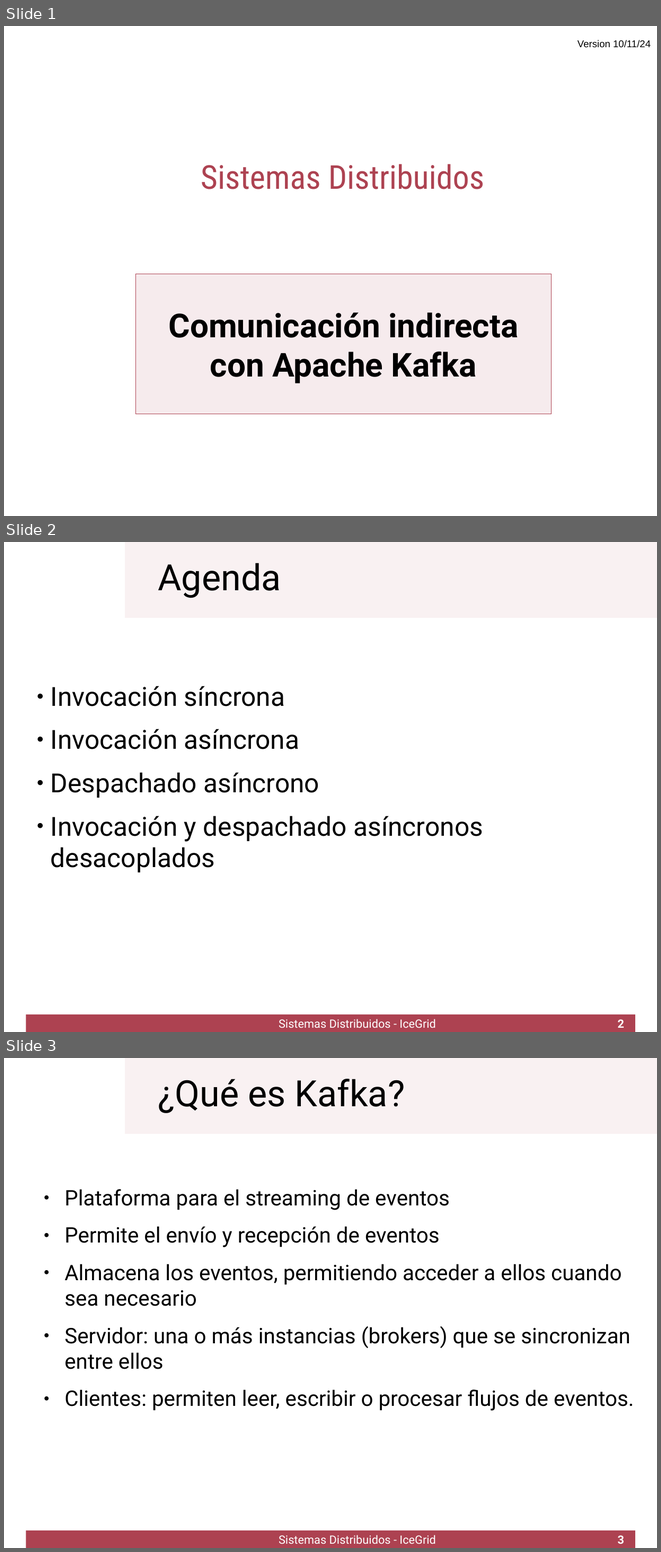
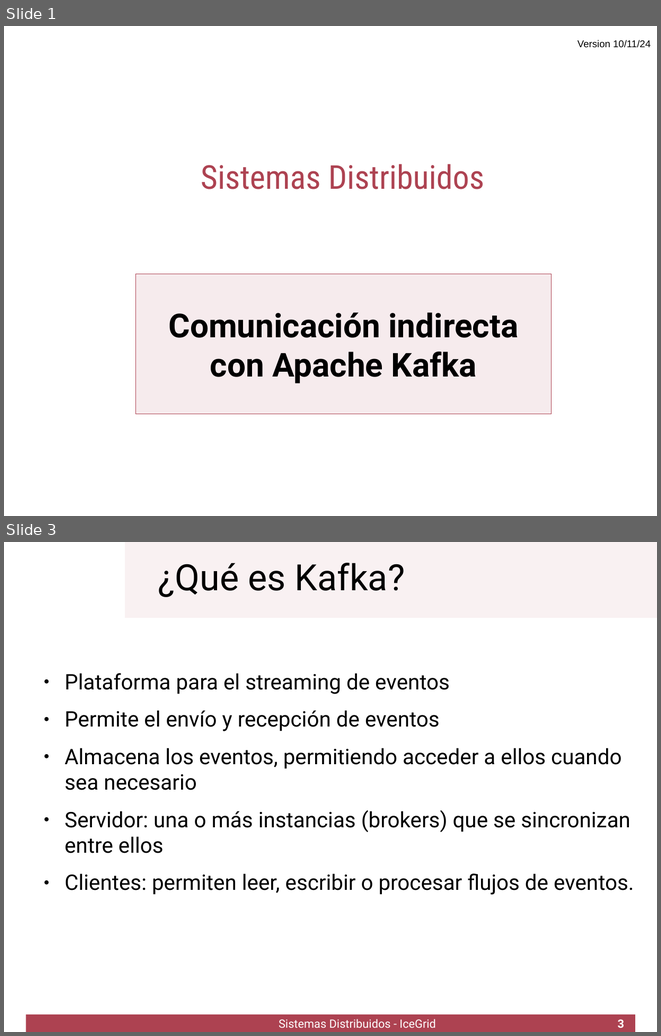
Before and after one commit to UCLM-ESI/ssdd.kafka-lab, a slide deck: kafka1.odp. Shown one above the other, each under a label of ours: slides 1, 2 and 3 before the commit, slides 1 and 3 after it; the slides between them are not shown. The pictures are 661x1552 and 661x1036 pixels, drawn with LibreOffice and Linux fonts; fonts in the diff are those of the drawing; background and template pictures are left out. Boxes give left, top, right and bottom in pixels: in the first picture for what was removed or moved away, otherwise in the second. Text is boxed around its words. In the diff, an @@ line names an element or a change of style, - is before the commit and + after.

```diff
--- a/kafka1.odp
+++ b/kafka1.odp
@@ slide 2 removed at bbox=[4, 542, 657, 1032], background #FFFFFF; not listed: 2 template elements that a slide beside it also shows @@
@@ title removed at bbox=[158, 563, 281, 598] @@
-Agenda
@@ text removed at bbox=[51, 686, 483, 872] @@
-● Invocación síncrona
-● Invocación asíncrona
-● Despachado asíncrono
-● Invocación y despachado asíncronos desacoplados
@@ text removed at bbox=[279, 1018, 436, 1027] @@
-Sistemas Distribuidos - IceGrid
@@ page number removed at bbox=[618, 1019, 624, 1027] @@
-2
```
Also in this commit, not shown: 3 slides changed, 2 slides added.
